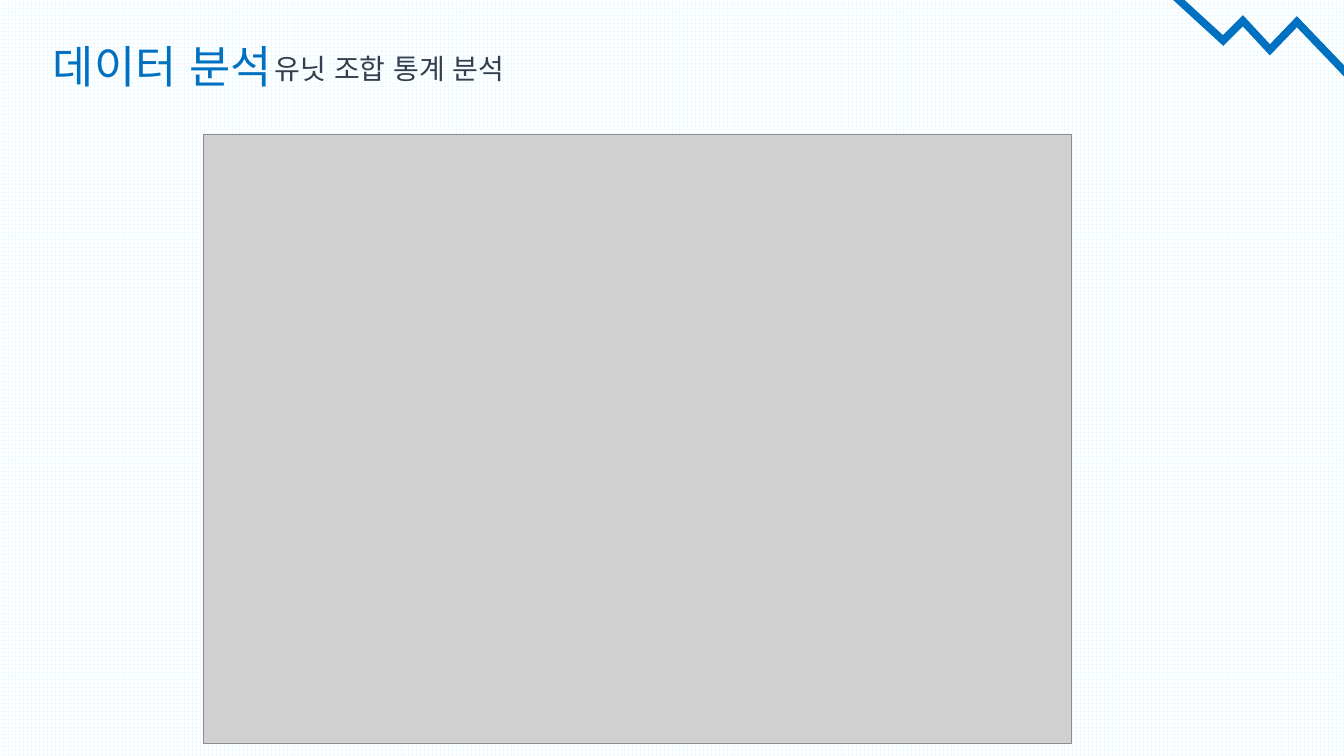
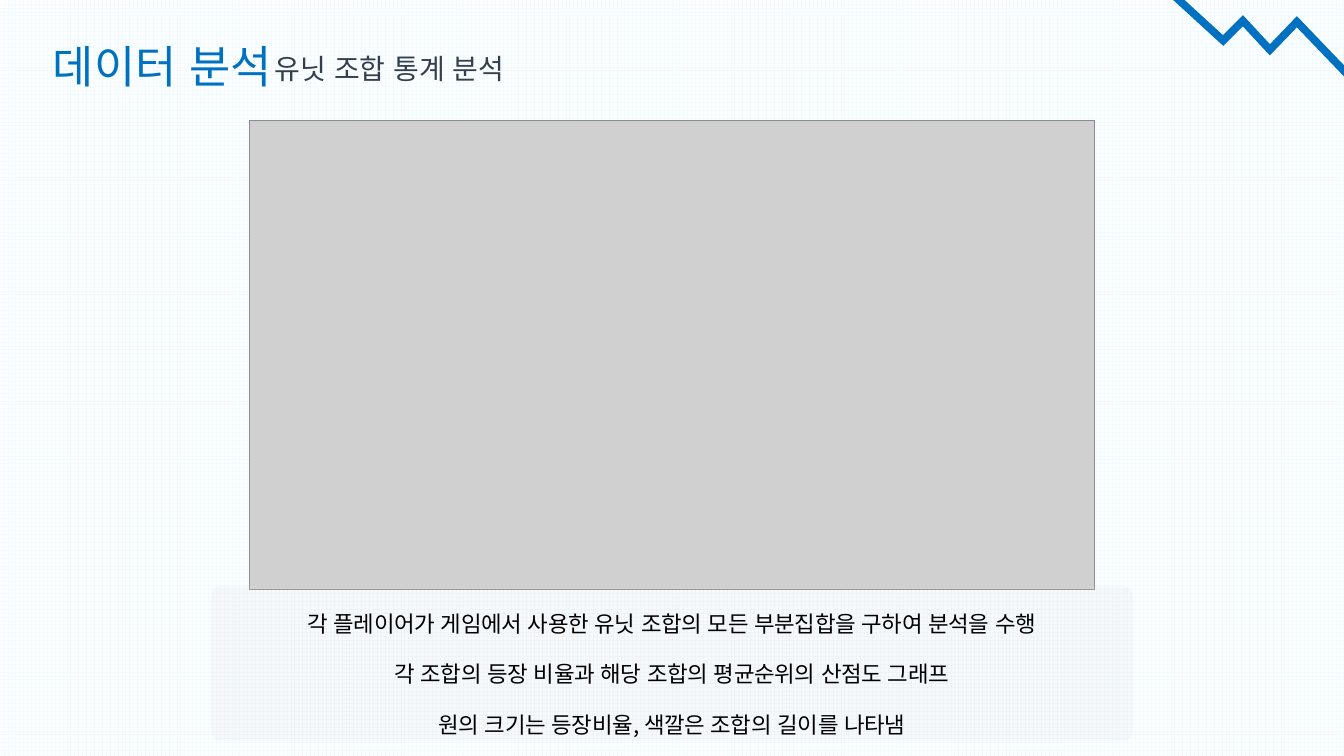
Before and after one commit to tooha289/TeamFightTactics, a slide deck: slide 16 of document/데이터 분석(시각화)/TFT 게임 전 서버 Top10 플레이어 매치 데이터 분석.pptx (slide 17 before the commit). Drawn at 1344x756 pixels with LibreOffice and Linux fonts; fonts in the diff are those of the drawing; grey boxes stand for pictures. Boxes give left, top, right and bottom in pixels: in the first picture for what was removed or moved away, otherwise in the second. Text is boxed around its words. In the diff, an @@ line names an element or a change of style, - is before the commit and + after.

```diff
--- a/document/데이터 분석(시각화)/TFT 게임 전 서버 Top10 플레이어 매치 데이터 분석.pptx
+++ b/document/데이터 분석(시각화)/TFT 게임 전 서버 Top10 플레이어 매치 데이터 분석.pptx
@@ picture: place and size @@
-picture at [204, 135, 1072, 744]
+picture at [250, 120, 1095, 590]
@@ rounded rectangle added at [211, 586, 1133, 741], fill #D9D9D9 at 15% opacity @@
@@ text added at [307, 613, 1036, 737], 16 pt, text #000000 @@
+각 플레이어가 게임에서 사용한 유닛 조합의 모든 부분집합을 구하여 분석을 수행
+각 조합의 등장 비율과 해당 조합의 평균순위의 산점도 그래프
+원의 크기는 등장비율, 색깔은 조합의 길이를 나타냄
```
Also in this commit, not shown: 19 other slides changed, 3 slides added, 2 slides removed, 2 other files.
